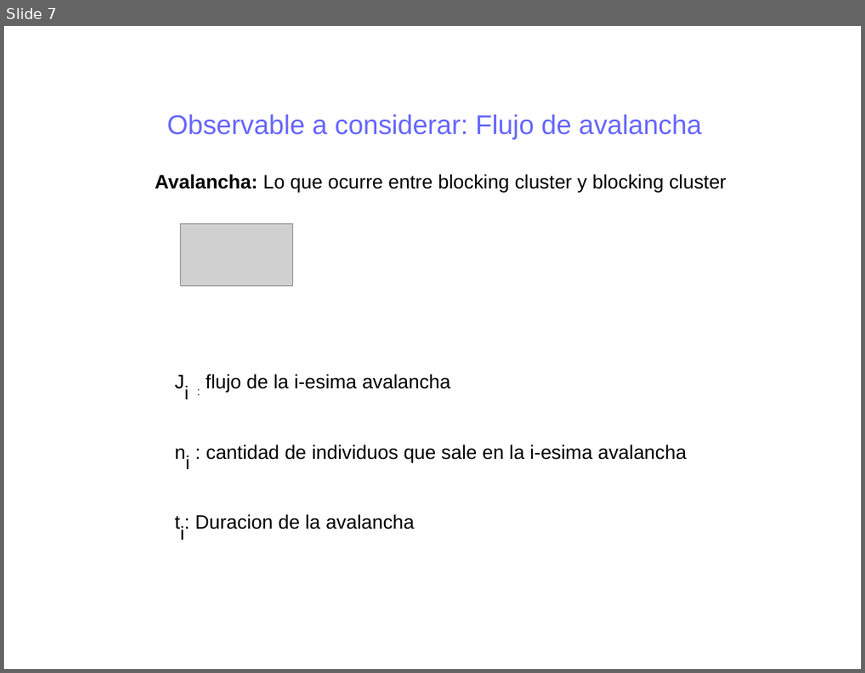
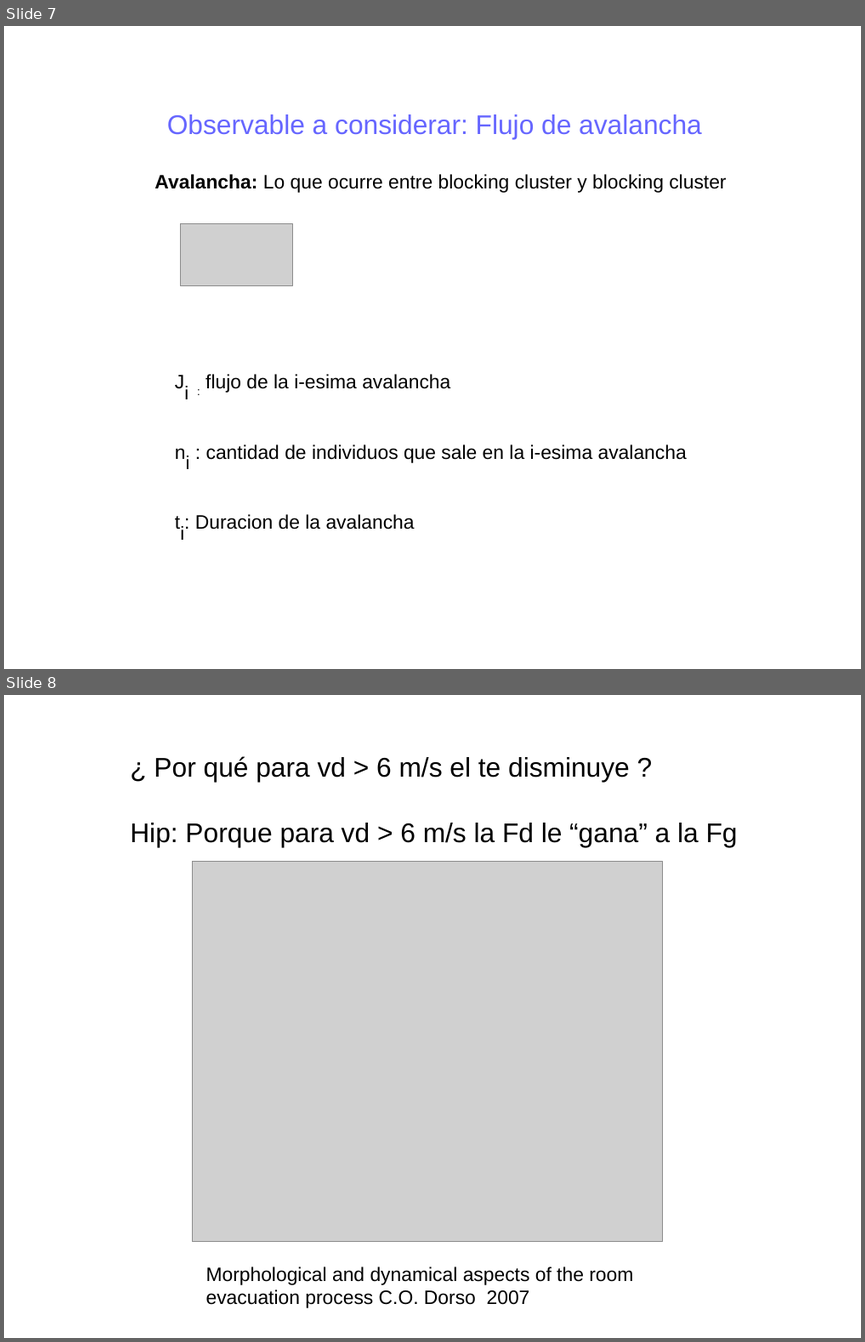
Before and after one commit to ignaciosticco/super_ath, a slide deck: present_superath1.odp. Shown one above the other, each under a label of ours: slide 7 before the commit, slides 7 and 8 after it. The pictures are 865x673 and 865x1342 pixels, drawn with LibreOffice and Linux fonts; fonts in the diff are those of the drawing; grey boxes stand for pictures. Boxes give left, top, right and bottom in pixels: in the first picture for what was removed or moved away, otherwise in the second. Text is boxed around its words. In the diff, an @@ line names an element or a change of style, - is before the commit and + after.

Commit message:
figura dorso 2007 work

```diff
--- a/present_superath1.odp
+++ b/present_superath1.odp
@@ slide 8 added at (4, 695, 861, 1338), background #FFFFFF @@
@@ text added at (130, 756, 738, 846), 25 pt, text #000000 @@
+¿ Por qué para vd > 6 m/s el te disminuye ?
+Hip: Porque para vd > 6 m/s la Fd le “gana” a la Fg
@@ picture added at (192, 861, 663, 1242) @@
@@ text added at (206, 1266, 633, 1308), 18 pt, text #000000 @@
+Morphological and dynamical aspects of the room
+evacuation process C.O. Dorso 2007
```
Also in this commit, not shown: 2 slides changed, 2 other files.
